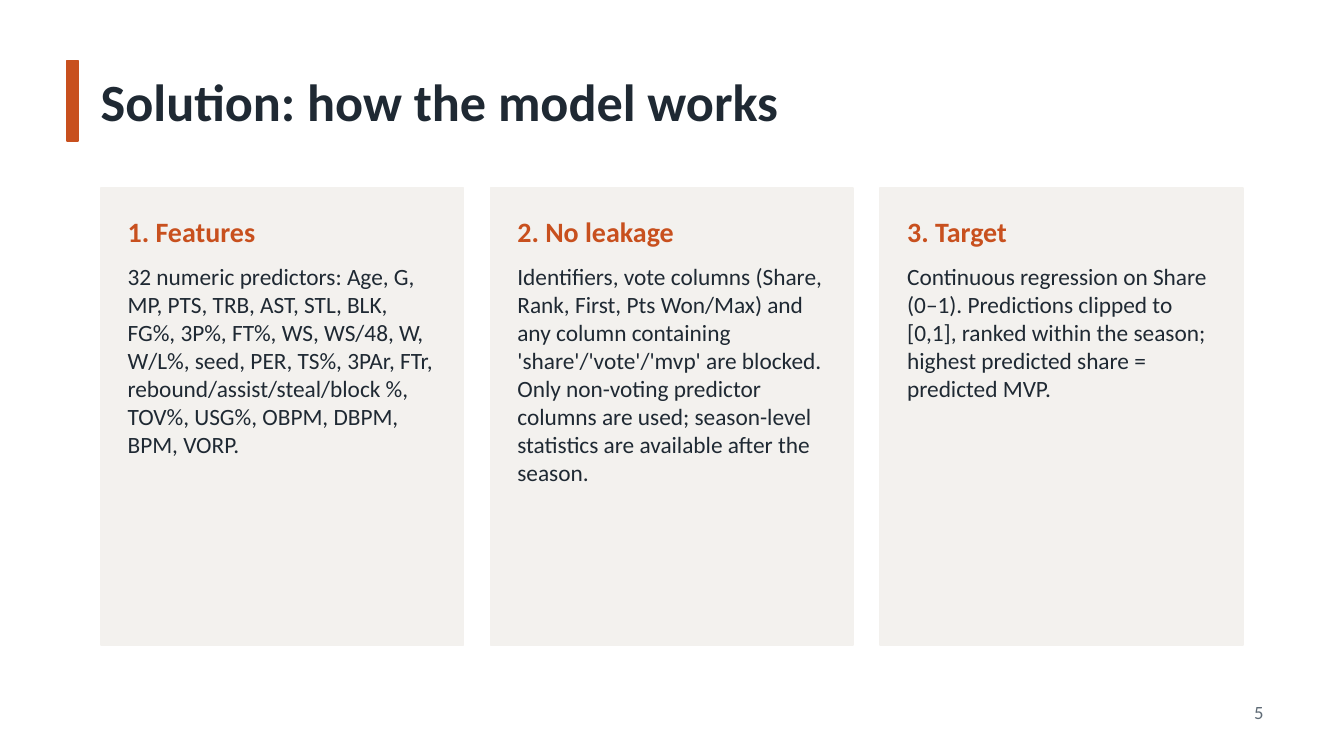
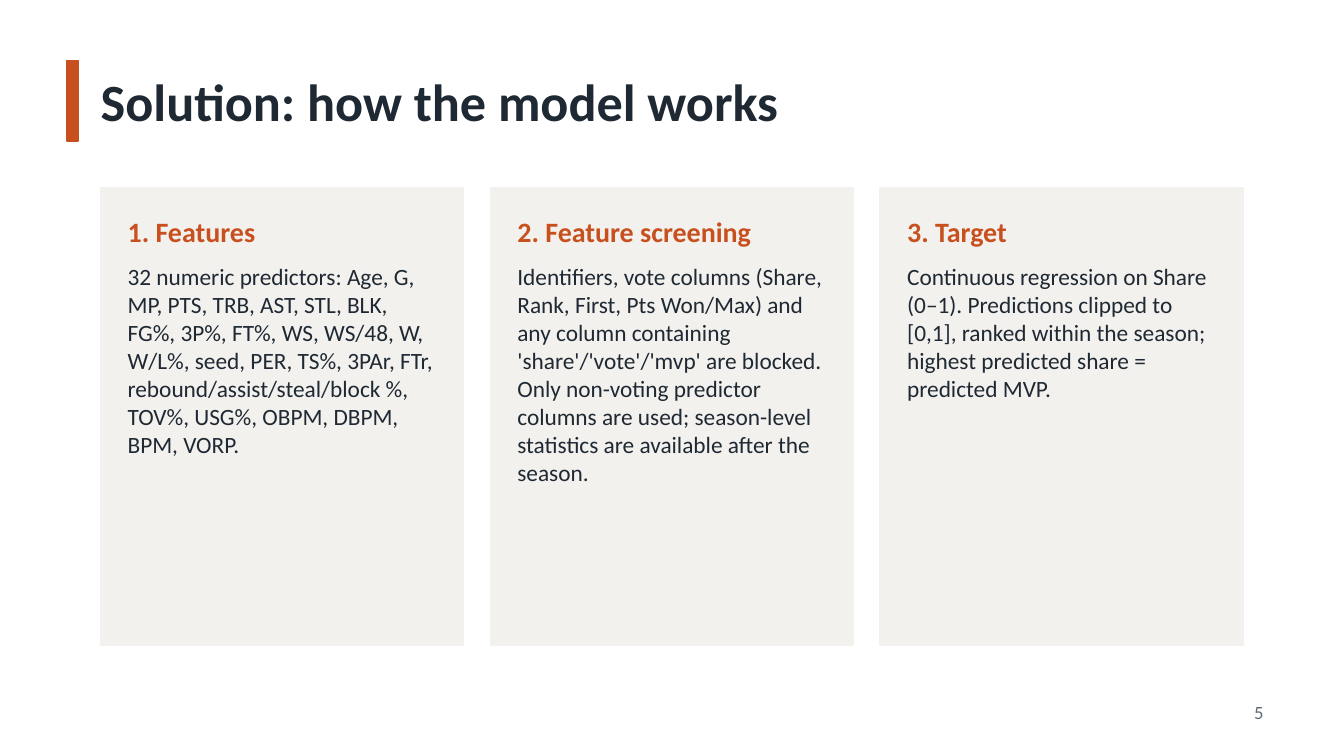
Before and after one commit to arayanajain/NBA-MVP-Prediction, a slide deck: slide 5 of NBA_MVP_Prediction.pptx. Drawn at 1344x756 pixels with LibreOffice and Linux fonts; fonts in the diff are those of the drawing. Boxes give left, top, right and bottom in pixels: in the first picture for what was removed or moved away, otherwise in the second. Text is boxed around its words. In the diff, an @@ line names an element or a change of style, - is before the commit and + after.

```diff
--- a/NBA_MVP_Prediction.pptx
+++ b/NBA_MVP_Prediction.pptx
@@ text at (x1=517, y1=222, x2=751, y2=247): text changed @@
-2. No leakage
+2. Feature screening
```
Also in this commit, not shown: 3 other slides changed, 6 slides added, 2 slides removed.
